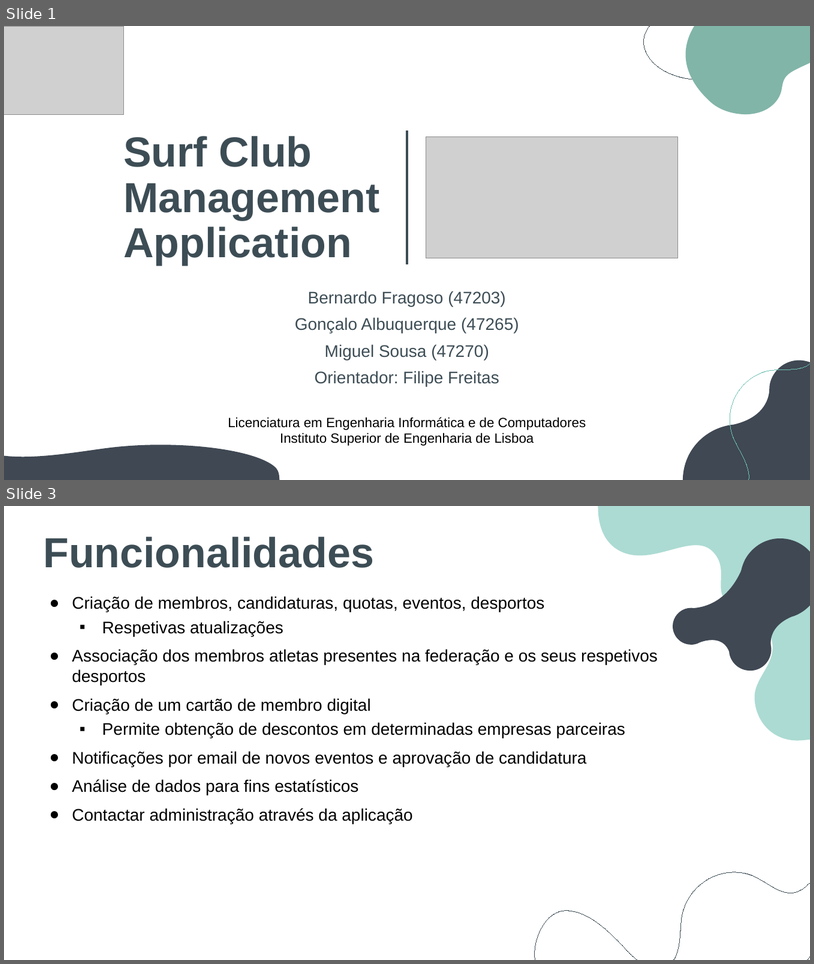
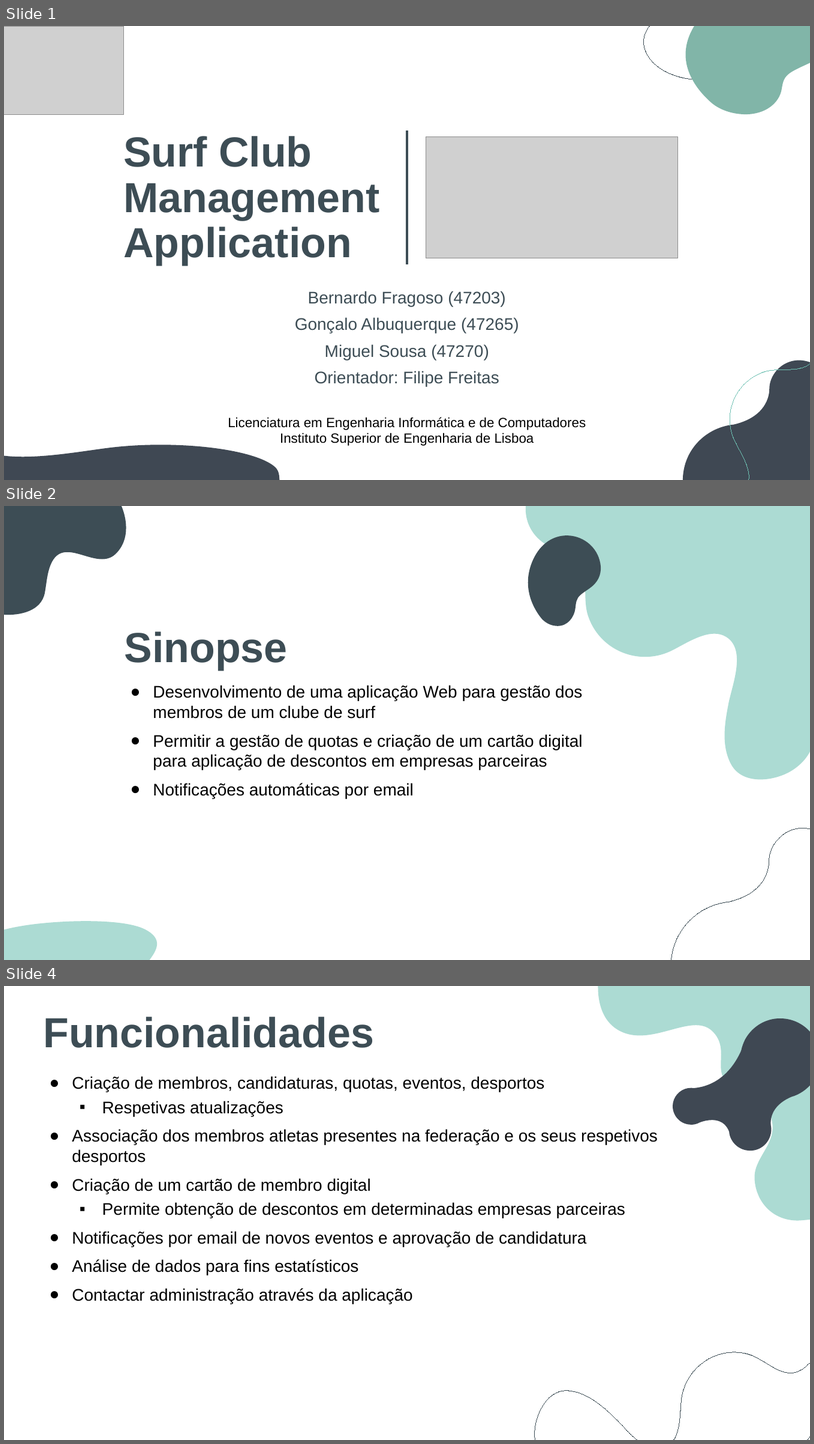
Before and after one commit to BernardoFMF/surf-management-app, a slide deck: docs/demonstracao-progresso.pptx. Shown one above the other, each under a label of ours: slides 1 and 3 before the commit, slides 1, 2 and 4 after it; the slides between them are not shown. The pictures are 814x964 and 814x1444 pixels, drawn with LibreOffice and Linux fonts; fonts in the diff are those of the drawing; grey boxes stand for pictures. Boxes give left, top, right and bottom in pixels: in the first picture for what was removed or moved away, otherwise in the second. Text is boxed around its words. In the diff, an @@ line names an element or a change of style, - is before the commit and + after.

```diff
--- a/docs/demonstracao-progresso.pptx
+++ b/docs/demonstracao-progresso.pptx
@@ slide 2 added at bbox=[4, 506, 810, 960], background #FFFFFF @@
@@ freeform shape added at bbox=[4, 507, 126, 616], fill #3D4D55 @@
@@ freeform shape added at bbox=[521, 506, 810, 780], fill #ACDBD3 @@
@@ freeform shape added at bbox=[521, 535, 602, 626], fill #3D4D55 @@
@@ text added at bbox=[125, 631, 288, 670], 50 pt, text #3D4D55, bold @@
+Sinopse
@@ subtitle added at bbox=[153, 685, 583, 798], 20 pt, text #000000 @@
+● Desenvolvimento de uma aplicação Web para gestão dos membros de um clube de surf
+● Permitir a gestão de quotas e criação de um cartão digital para aplicação de descontos em empresas parceiras
+● Notificações automáticas por email
@@ freeform shape added at bbox=[666, 828, 810, 960], outline #3D4D55 0.75 pt @@
@@ freeform shape added at bbox=[4, 921, 562, 960], fill #ACDBD3 @@
@@ what was slide 3 is now slide 4 @@
```
Also in this commit, not shown: 6 slides changed.
